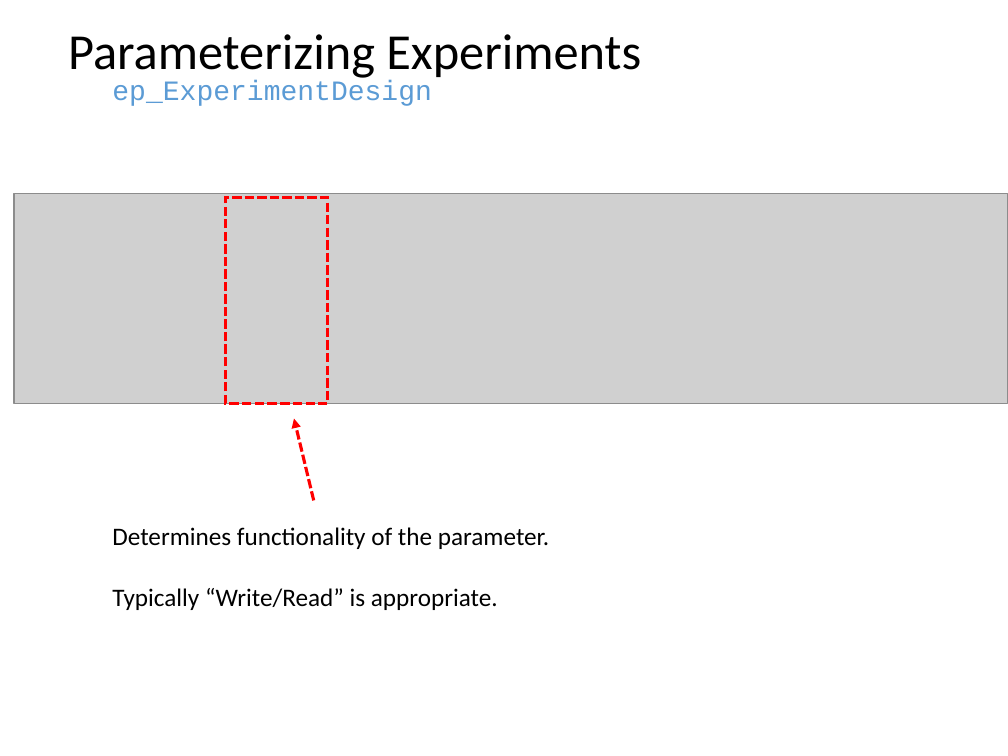
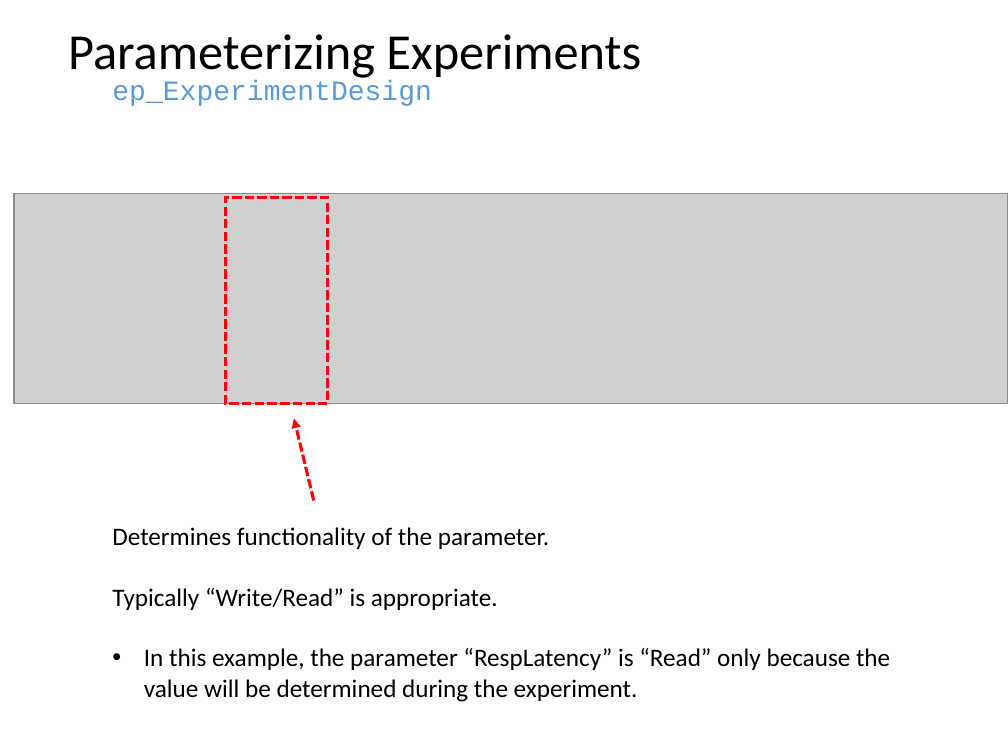
Before and after one commit to dstolz/epsych, a slide deck: slide 20 of trunk/Intro_to_ElectroPsych_Toolbox.pptx. Drawn at 1008x756 pixels with LibreOffice and Linux fonts; fonts in the diff are those of the drawing; grey boxes stand for pictures. Boxes give left, top, right and bottom in pixels: in the first picture for what was removed or moved away, otherwise in the second. Text is boxed around its words. In the diff, an @@ line names an element or a change of style, - is before the commit and + after.

```diff
--- a/trunk/Intro_to_ElectroPsych_Toolbox.pptx
+++ b/trunk/Intro_to_ElectroPsych_Toolbox.pptx
@@ text at (144, 648, 890, 702): paragraph added @@
+• In this example, the parameter “RespLatency” is “Read” only because the value will be determined during the experiment.
```
Also in this commit, not shown: 13 other slides changed, 1 other file.
